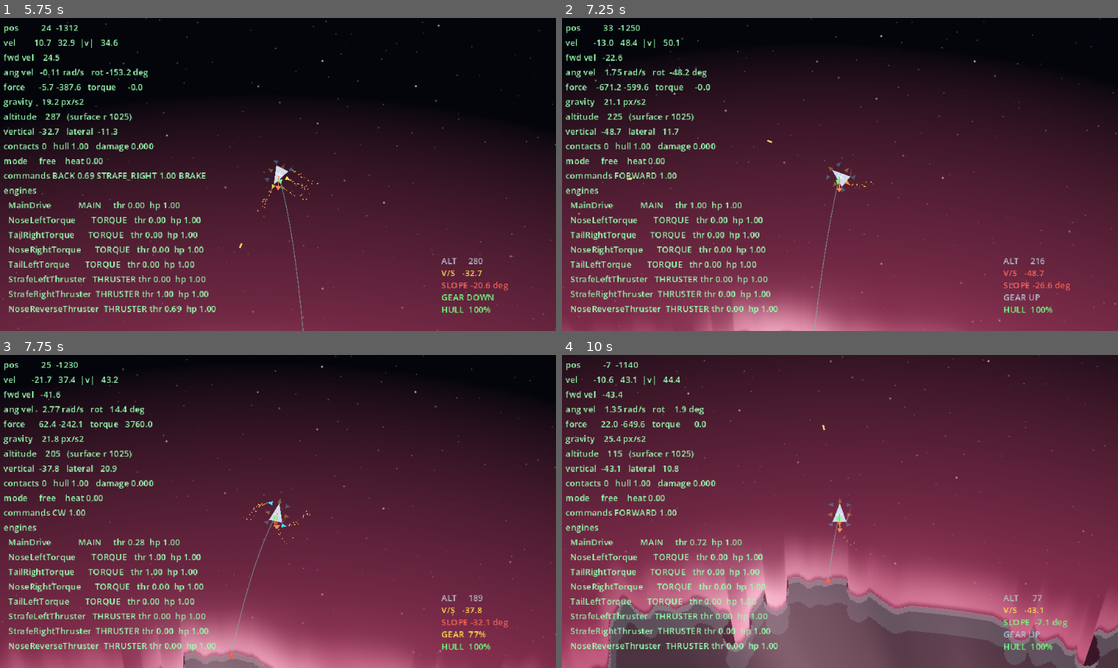
Above: before the commit, frames 1-4 (two rows, left to right).
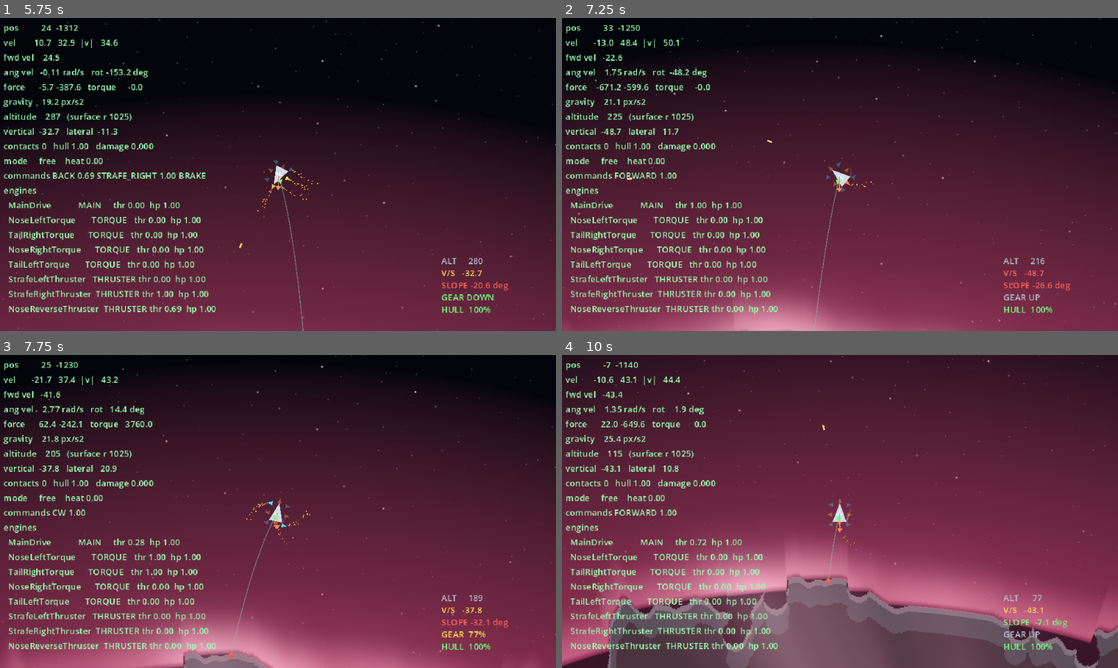
Above: after the commit, the same moments.

Repository: wroniasty/stardust
Game: Godot game, scene res://scenes/world.tscn
Two runs of this game, one before a commit and one after it. Both use one fixed random seed, a clock stepped at 60 frames per second and the inputs below.
Inputs:
- Up to frame 1 (5.75 s): hold D (rotate_right) 0.53-1.28 s; hold Space (ship_fire) 0.53-1.28 s; hold Z (brake) 1.28-2.03 s; tap G (toggle_gear) at 1.35, 2.85, 4.35 s; hold D (rotate_right) 2.03-2.78 s; hold Space (ship_fire) 2.03-2.78 s; hold W (thrust_forward) 2.78-3.53 s; hold Space (ship_fire) 3.53-4.28 s; hold A (rotate_left) 3.53-5.03 s; hold Z (brake) from 5.03 s (still down); hold Space (ship_fire) from 5.03 s (still down)
- Up to frame 2 (7.25 s): release Z (brake) at 5.78 s; release Space (ship_fire) at 5.78 s; hold D (rotate_right) 5.78-6.53 s; tap G (toggle_gear) at 5.85 s; hold W (thrust_forward) from 6.53 s (still down); hold Space (ship_fire) from 6.53 s (still down)
- Up to frame 3 (7.75 s): release W (thrust_forward) at 7.28 s; release Space (ship_fire) at 7.28 s; hold D (rotate_right) from 7.28 s (still down); tap G (toggle_gear) at 7.35 s
- Up to frame 4 (10 s): release D (rotate_right) at 8.03 s; hold Z (brake) 8.03-8.78 s; hold Space (ship_fire) 8.03-8.78 s; hold A (rotate_left) 8.78-9.53 s; tap G (toggle_gear) at 8.85 s; hold W (thrust_forward) from 9.53 s (still down); hold Space (ship_fire) from 9.53 s (still down)

Frame 1 is identical in both runs. In frame 2, 0.1% of the frame differs, in the area x 19-30%, y 97-100%; in frame 3, 0.4%; in frame 4, 2.9%, in the area x 0-99%, y 66-100%.

Commit message:
Keep atmospheric haze out of narrow shafts
The bright radial stripes a burst of fire left standing in the sky were not
clouds after all. Evaluating the shader per column showed the neighbours at
r=1050 sitting at 0.233, 0.594 and 0.777 alpha, and identical from about 1150
outward: a shot digs a shaft clean through the stored crust, the exact column
height drops to the inner radius, and the atmosphere fills the whole shaft at
full shell brightness while the rock pillars either side stay dark.

The height texture now carries a morphological closing of the surface, dilate
then erode over 80 px of arc, rather than the exact per-column top of rock.
Closing fills anything narrower than the window and leaves the rest untouched,
which is exactly the property wanted.

Two simpler filters were tried and are worth recording as dead ends. A plain
window mean is dragged down by the very hole it should ignore, so a 110 px
shaft kept 37 px of bright column. The mean of the above-average samples cured
that but sat eight to ten pixels above untouched ground everywhere, which would
have drawn a thin dark rim along the entire horizon. Closing measures 110 px of
shaft entirely below the haze floor and 0 to 4.5 px of lift on ordinary ground.

Also fixes a span bug this uncovered: a carve wedge straddling the seam comes
out of the column array with its last entry numerically before its first, so
the refresh range built from them was empty and the haze floor never updated
there. The unwrapped bounds are tracked separately now.

Cost: a crater goes from 0.25-0.51 ms to 0.69-1.00 ms, still nothing. Planet
generation goes from 7.8-14.4 ms to 27.7-56.6 ms, because building a planet
closes the whole ring with the obvious O(n*window) loop. Left alone on purpose:
M3 already moves terrain generation to a worker thread, and a sliding-window
min/max is a lot of machinery to save something about to leave the critical
path.

Co-Authored-By: Claude Opus 5 <noreply@anthropic.com>

Diff:
--- a/scripts/planet_terrain.gd
+++ b/scripts/planet_terrain.gd
@@ -62,14 +62,24 @@
 
 var texture: ImageTexture = null
 
-## One texel per angular column holding the surface radius in pixels, so a
-## shader can ask where the ground is without searching the occupancy bitmap.
-## The atmosphere needs it: without it the haze can only start at the nominal
-## radius, which floats above every lowland.
+## Arc length the haze floor is averaged over, in pixels.
+##
+## The atmosphere must not pour into narrow holes. A shot digs a shaft barely
+## wider than itself, and feeding the exact column height to the shader filled
+## each one with full-brightness haze from the crust floor up, so a burst of
+## fire left hard-edged bright stripes standing in the sky between the rock
+## pillars. Averaging over an arc several craters wide lets the haze follow the
+## broad shape of the ground and ignore the punctures.
+const HAZE_SMOOTHING_PX: float = 80.0
+
+## One texel per angular column holding the radius the atmosphere should treat
+## as ground: the smoothed envelope, but never below the real surface, so a
+## mountain peak still pushes the haze up while a shaft does not pull it down.
 var height_texture: ImageTexture = null
 
 ## Radius of the highest rock in each column. Kept in step with carving.
 var _surface_radius: PackedFloat32Array = PackedFloat32Array()
+var _haze_floor: PackedFloat32Array = PackedFloat32Array()
 var _height_image: Image = null
 
 var _solid: PackedByteArray = PackedByteArray()
@@ -170,13 +180,62 @@
 	_surface_radius.resize(angular_samples)
 	for column: int in range(angular_samples):
 		_surface_radius[column] = _scan_surface(column)
+	_haze_floor.resize(angular_samples)
+	_refresh_haze_floor(0, angular_samples - 1)
 	_upload_heights()
+
+
+## Recomputes the haze floor for a span of columns, wrapping at the seam.
+##
+## Only a span, because the average at one column depends on the exact heights
+## within half a window of it: carving touches a wedge, so only that wedge plus
+## a window either side can change, and redoing the whole ring on every shot
+## would cost more than the carve itself.
+func _refresh_haze_floor(first: int, last: int) -> void:
+	var half: int = _haze_window()
+
+	# A morphological closing: dilate, then erode, both over the same window.
+	#
+	# Plainer filters were each wrong in their own way. A mean is dragged down
+	# by the hole it is supposed to ignore, so a shaft kept a third of its
+	# bright column. Taking the mean of the upper half fixed that but sat some
+	# ten pixels above untouched ground everywhere, which would draw a thin
+	# dark rim along the whole horizon. Closing fills anything narrower than the
+	# window and leaves everything else exactly where it was, which is the
+	# property actually wanted.
+	# Written the obvious way, which is O(columns * window) per pass. Over a
+	# carve that is nothing, but building a planet closes the whole ring and
+	# generation went from 14 ms to 57 ms on the largest worlds because of it.
+	# Left as is: M3 already plans to move terrain generation onto a worker
+	# thread, and a sliding-window min/max would be a lot of machinery to save
+	# something that is about to stop being on the critical path.
+	var dilated: PackedFloat32Array = PackedFloat32Array()
+	dilated.resize(last - first + 1 + half * 2)
+	for i: int in range(dilated.size()):
+		var centre: int = first - half + i
+		var peak: float = -INF
+		for offset: int in range(-half, half + 1):
+			peak = maxf(peak, _surface_radius[wrapi(centre + offset, 0, angular_samples)])
+		dilated[i] = peak
+
+	for index: int in range(first, last + 1):
+		var column: int = wrapi(index, 0, angular_samples)
+		var valley: float = INF
+		for offset: int in range(-half, half + 1):
+			valley = minf(valley, dilated[index - first + half + offset])
+		# Closing is extensive, so this can only ever confirm the floor is at or
+		# above the real ground; kept as a guard rather than as arithmetic.
+		_haze_floor[column] = maxf(valley, _surface_radius[column])
+
+
+func _haze_window() -> int:
+	return maxi(1, int(HAZE_SMOOTHING_PX / TARGET_TEXEL_PX * 0.5))
 
 
 ## Pushes the height column to the GPU. A single row of floats, so a crater
 ## costs about 17 KB of upload on a big planet.
 func _upload_heights() -> void:
-	var data: PackedByteArray = _surface_radius.to_byte_array()
+	var data: PackedByteArray = _haze_floor.to_byte_array()
 	var resized: bool = _height_image == null or _height_image.get_width() != angular_samples
 	if resized:
 		_height_image = Image.create_from_data(angular_samples, 1, false, Image.FORMAT_RF, data)
@@ -193,6 +252,14 @@
 		if _solid[row * angular_samples + column] != EMPTY:
 			return _radius_of(row)
 	return inner_radius
+
+
+## Radius the atmosphere treats as ground at an angle. Exposed for tests and
+## tools; the shader reads the same numbers from height_texture.
+func haze_floor_at(angle: float) -> float:
+	if _haze_floor.is_empty():
+		return inner_radius
+	return _haze_floor[_column_of(angle)]
 
 
 ## Radius of the ground at an angle, in the planet's local frame.
@@ -262,6 +329,11 @@
 	# Angular span the disc can possibly reach, so we walk a wedge and not the
 	# whole ring. A disc covering the centre has no meaningful span.
 	var columns: PackedInt32Array = PackedInt32Array()
+	# Tracked unwrapped as well. A wedge that straddles the seam comes out of
+	# the array with its last column numerically before its first, and a span
+	# taken from those two would be empty.
+	var span_first: int = 0
+	var span_last: int = angular_samples - 1
 	if distance <= radius:
 		for column: int in range(angular_samples):
 			columns.append(column)
@@ -270,6 +342,8 @@
 		var centre_angle: float = centre.angle()
 		var steps: int = maxi(1, ceili(half_span / TAU * float(angular_samples)))
 		var middle: int = _column_of(centre_angle)
+		span_first = middle - steps
+		span_last = middle + steps
 		for offset: int in range(-steps, steps + 1):
 			columns.append(wrapi(middle + offset, 0, angular_samples))
 
@@ -289,6 +363,8 @@
 	if changed:
 		for column: int in columns:
 			_surface_radius[column] = _scan_surface(column)
+		var reach: int = _haze_window()
+		_refresh_haze_floor(span_first - reach, span_last + reach)
 		_upload_heights()
 		_upload()
 	return changed
Not shown, changed: IDEAS.md
